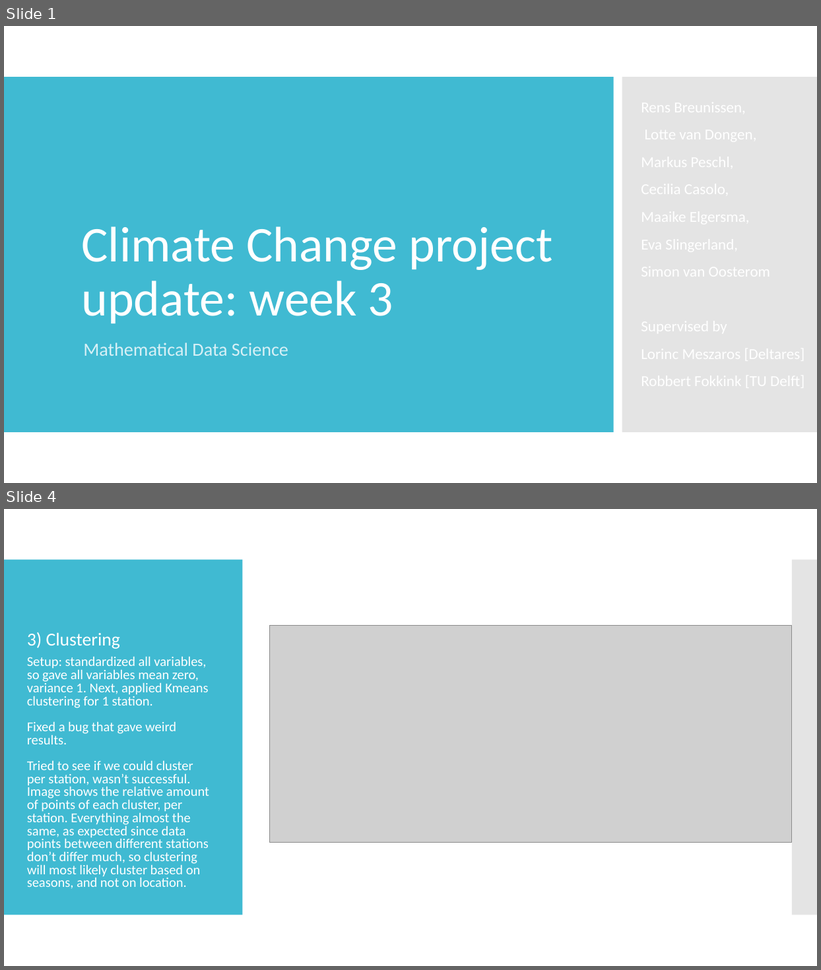
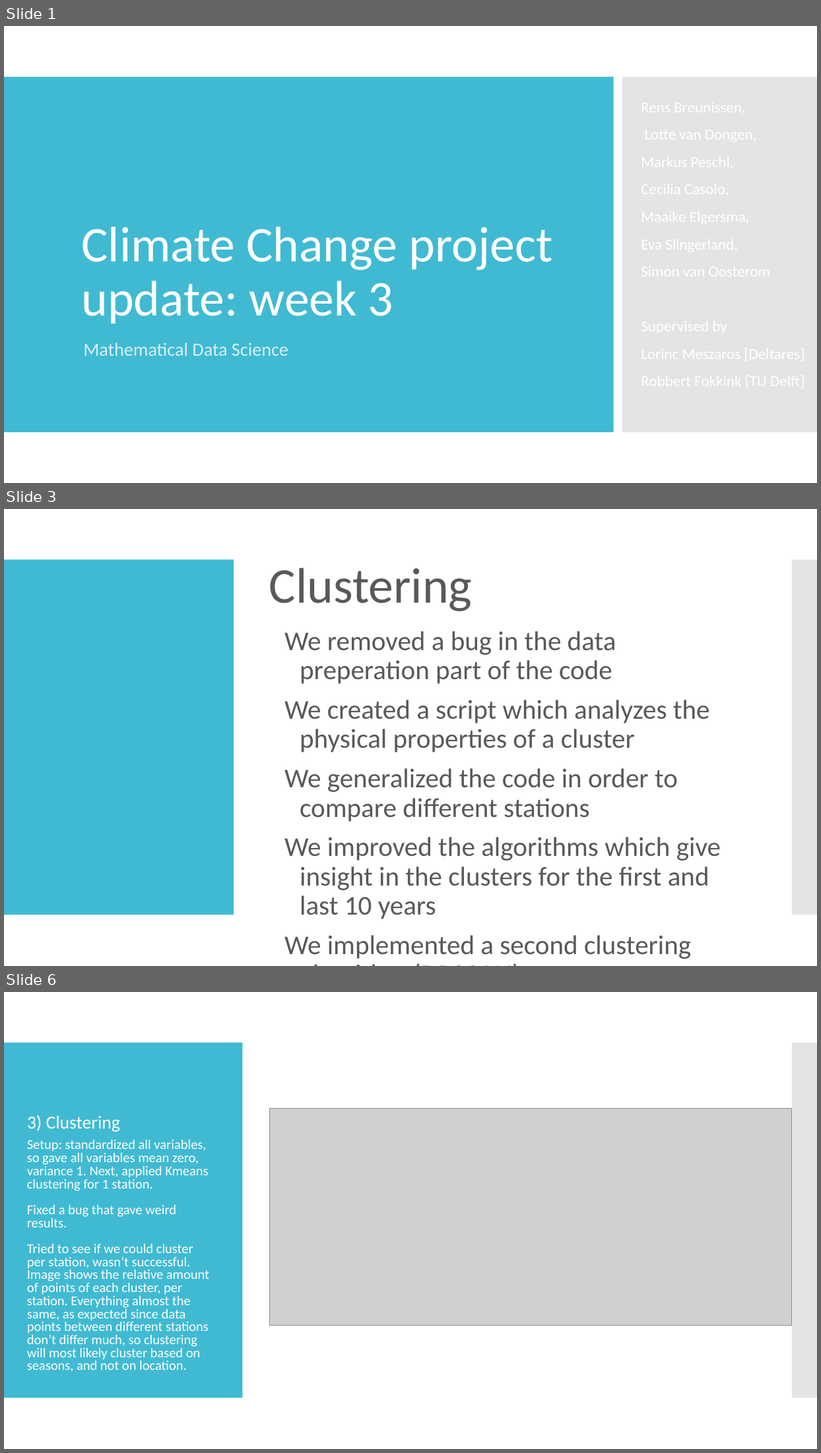
Before and after one commit to Deltares-Climate-Change/Deltares-Climate-Change, a slide deck: Presentations/Climate Change project update week 3.pptx. Shown one above the other, each under a label of ours: slides 1 and 4 before the commit, slides 1, 3 and 6 after it; the slides between them are not shown. The pictures are 821x970 and 821x1453 pixels, drawn with LibreOffice and Linux fonts; fonts in the diff are those of the drawing; grey boxes stand for pictures. Boxes give left, top, right and bottom in pixels: in the first picture for what was removed or moved away, otherwise in the second. Text is boxed around its words. In the diff, an @@ line names an element or a change of style, - is before the commit and + after.

```diff
--- a/Presentations/Climate Change project update week 3.pptx
+++ b/Presentations/Climate Change project update week 3.pptx
@@ slide 3 added at (x1=4, y1=509, x2=817, y2=966), background #FFFFFF; not listed: 2 template elements that a slide beside it also shows @@
@@ title added at (x1=269, y1=568, x2=472, y2=611), 59 pt, text #595959 @@
+Clustering
@@ text added at (x1=284, y1=631, x2=721, y2=959), 32 pt, text #595959 @@
+We removed a bug in the data preperation part of the code
+We created a script which analyzes the physical properties of a cluster
+We generalized the code in order to compare different stations
+We improved the algorithms which give insight in the clusters for the first and last 10 years
+We implemented a second clustering algorithm (DBSCAN)
@@ what was slide 4 is now slide 6 @@
```
Also in this commit, not shown: 2 slides changed, 1 other slide added.
